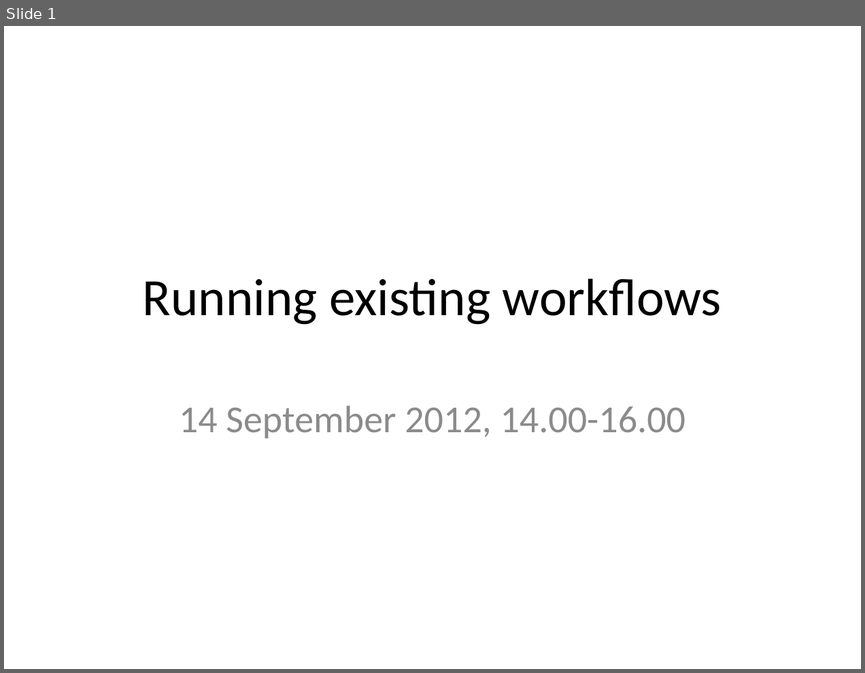
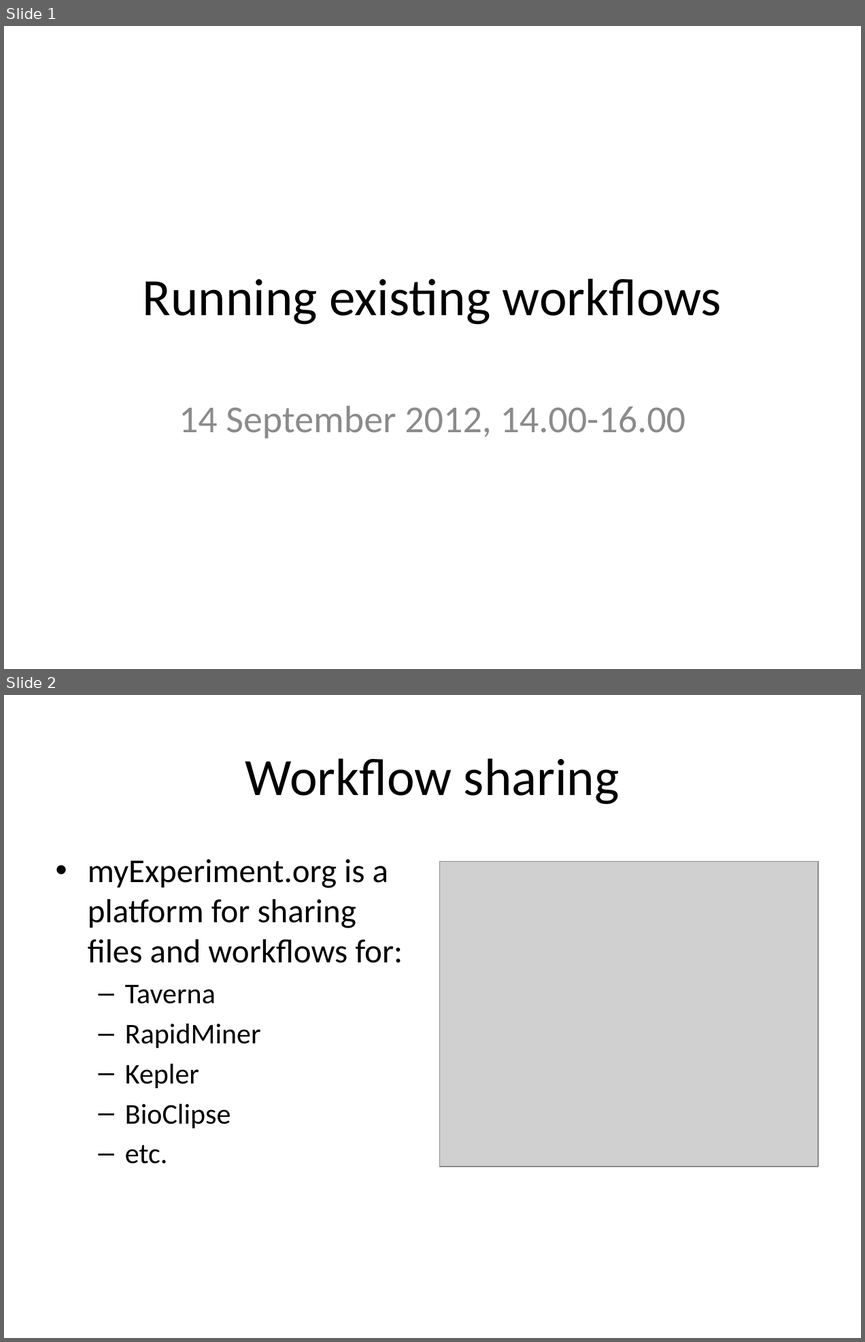
Before and after one commit to rvosa/ngs-workflows, a slide deck: doc/slides/day4/session3/RunningWorkflows.pptx. Shown one above the other, each under a label of ours: slide 1 before the commit, slides 1 and 2 after it. The pictures are 865x673 and 865x1342 pixels, drawn with LibreOffice and Linux fonts; fonts in the diff are those of the drawing; grey boxes stand for pictures. Boxes give left, top, right and bottom in pixels: in the first picture for what was removed or moved away, otherwise in the second. Text is boxed around its words. In the diff, an @@ line names an element or a change of style, - is before the commit and + after.

```diff
--- a/doc/slides/day4/session3/RunningWorkflows.pptx
+++ b/doc/slides/day4/session3/RunningWorkflows.pptx
@@ slide 2 added at [4,695,861,1338], background #FFFFFF @@
@@ title added at [245,758,619,804], 44 pt, text #000000 @@
+Workflow sharing
@@ text added at [88,859,402,1164], 28 pt, text #000000 @@
+• myExperiment.org is a platform for sharing files and workflows for:
+  – Taverna
+  – RapidMiner
+  – Kepler
+  – BioClipse
+  – etc.
@@ picture added at [439,861,818,1166] @@
```
Also in this commit, not shown: 3 slides changed, 1 other slide added, 1 slide removed.
